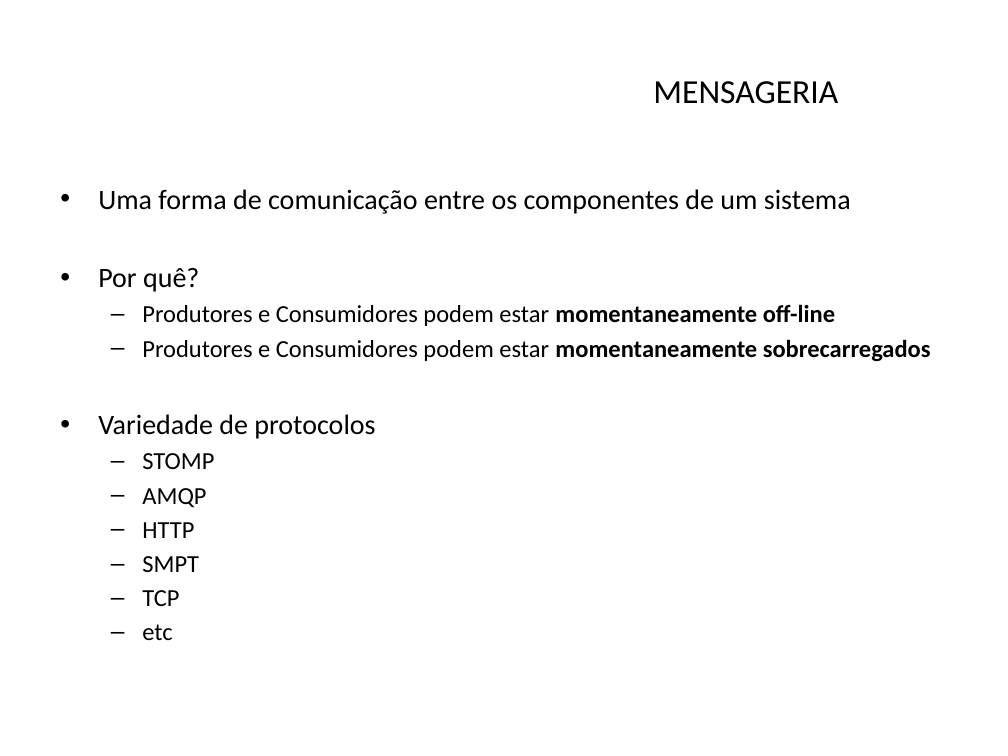
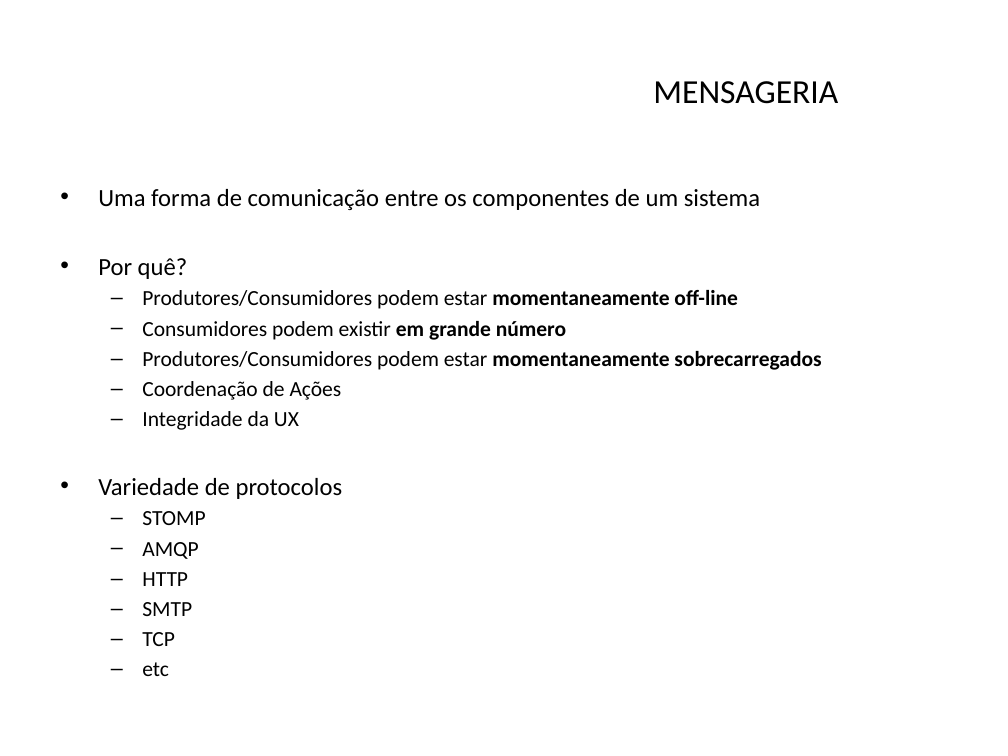
Before and after one commit to julianobrasil/servicos-pos-unialfa, a slide deck: slide 25 of slides/Arquitetura Orientada a Serviços.pptx (slide 20 before the commit). Drawn at 1008x756 pixels with LibreOffice and Linux fonts; fonts in the diff are those of the drawing; background and template pictures are left out. Boxes give left, top, right and bottom in pixels: in the first picture for what was removed or moved away, otherwise in the second. Text is boxed around its words. In the diff, an @@ line names an element or a change of style, - is before the commit and + after.

```diff
--- a/slides/Arquitetura Orientada a Serviços.pptx
+++ b/slides/Arquitetura Orientada a Serviços.pptx
@@ text at <box>98,189,760,646</box>: size 20 to 17.6 pt in "Uma forma de comunicação entre os componentes ...", "Por quê?", "Variedade de protocolos"; size 17.5 to 15.4 pt in "STOMP", "AMQP", "HTTP", "TCP" and 1 more places @@
@@ text at <box>142,290,821,430</box>: text changed; size 17.5 to 15.4 pt @@
-  – Produtores e Consumidores podem estar momentaneamente off-line
-  – Produtores e Consumidores podem estar momentaneamente sobrecarregados
+  – Produtores/Consumidores podem estar momentaneamente off-line
+  – Consumidores podem existir em grande número
+  – Produtores/Consumidores podem estar momentaneamente sobrecarregados
+  – Coordenação de Ações
+  – Integridade da UX
@@ text at <box>142,602,192,616</box>: text changed; size 17.5 to 15.4 pt @@
-  – SMPT
+  – SMTP
```
Also in this commit, not shown: 2 other slides changed, 12 slides added, 3 other files.
